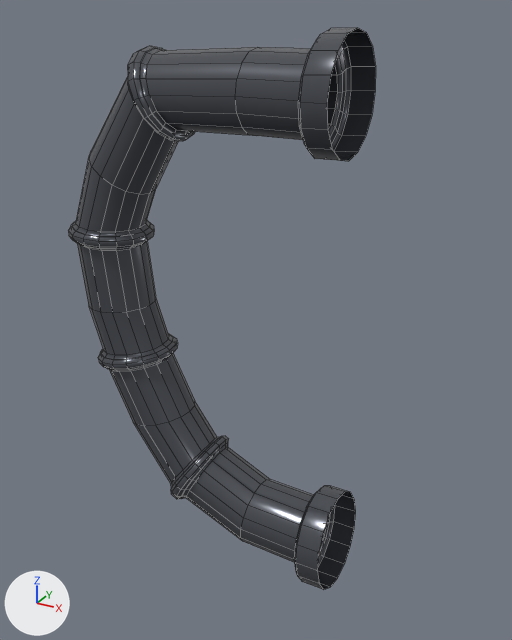
Renders of the FBX model Assets/Art/Mesh/Static/Miscellaneous/SM_Pipe_03.fbx from each side of a commit.
Before and after are seen from a 50 mm camera at (-7.9, -22.0, 34.8) aimed at (-20.3, 0.5, 23.5). Lighting does not change. The marker at lower left points along +X, +Y and +Z. Mesh edges are drawn as thin lines. Where no turn or scale is listed for an object, it has been applied to the vertices.

Names of what the first picture shows: 'Pipe_03'.
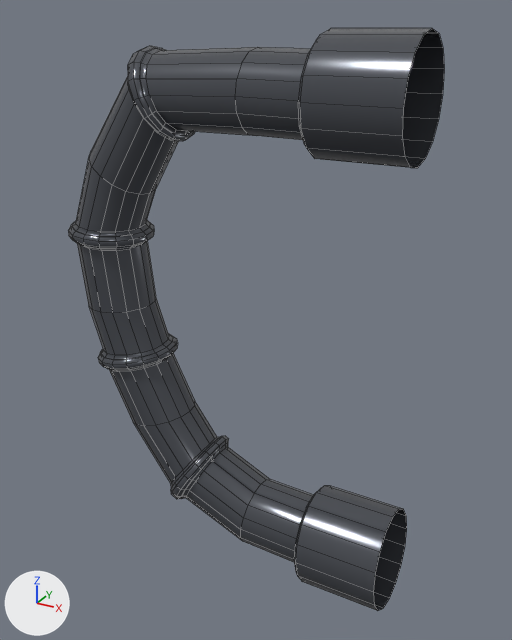
Pixel boxes [x1, y1, x2, y2] of what changed, in the pictures (512 x 640 px; the box of a moved part takes in the faces that stretch with it):
```json
{"object": "Pipe_03", "change": "reshaped", "before": [68, 28, 376, 590], "after": [68, 28, 444, 611], "on screen": "22% wider"}
{"part": 1, "of": "me_cylinder_008", "change": "moved or reshaped", "before": [295, 486, 356, 590], "after": [295, 486, 407, 611]}
{"part": 2, "of": "me_cylinder_008", "change": "moved or reshaped", "before": [300, 28, 376, 161], "after": [300, 28, 444, 168]}
```

Edits to the scene script, one JSON object a line:
```json
{"block": "me_cylinder_008", "where": "me_cylinder_008.from_pydata(...)  # 752 vertices, 736 faces; spans x -3.7..8.8, y -2.0..2.0, z -11.0..10.7"}
{"block": "me_cylinder_008", "where": "# used by ob_pipe_03; location = (-24.91, 0.0, 23.62)"}
{"block": "me_cylinder_008", "change": "me_cylinder_008 part 1: all 16 vertices in x 8.6..8.8, y -2.0..2.0, z -11.0..-6.9 are moved by (2.3, 0.0, 0.0)"}
{"block": "me_cylinder_008", "change": "me_cylinder_008 part 2: all 16 vertices in x 8.3..8.4, y -2.0..2.0, z 6.6..10.7 are moved by (2.3, 0.0, 0.0)"}
```
